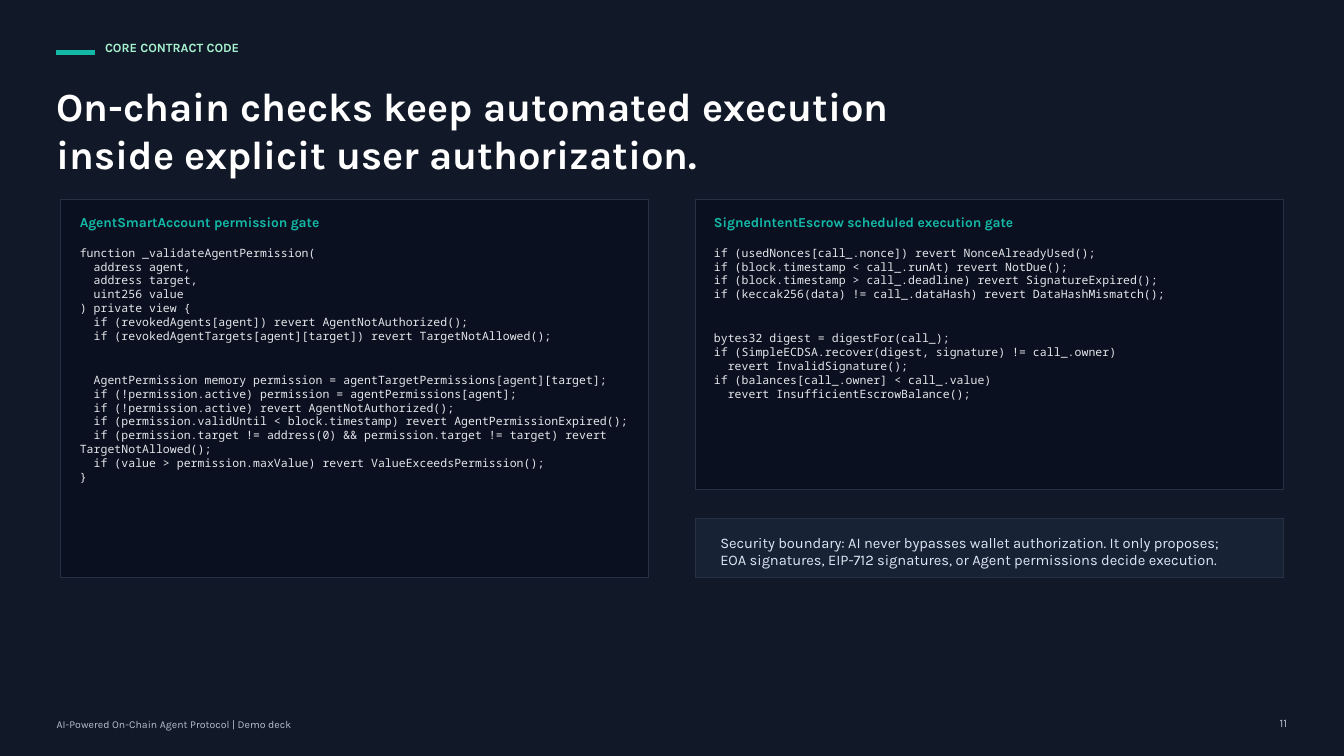
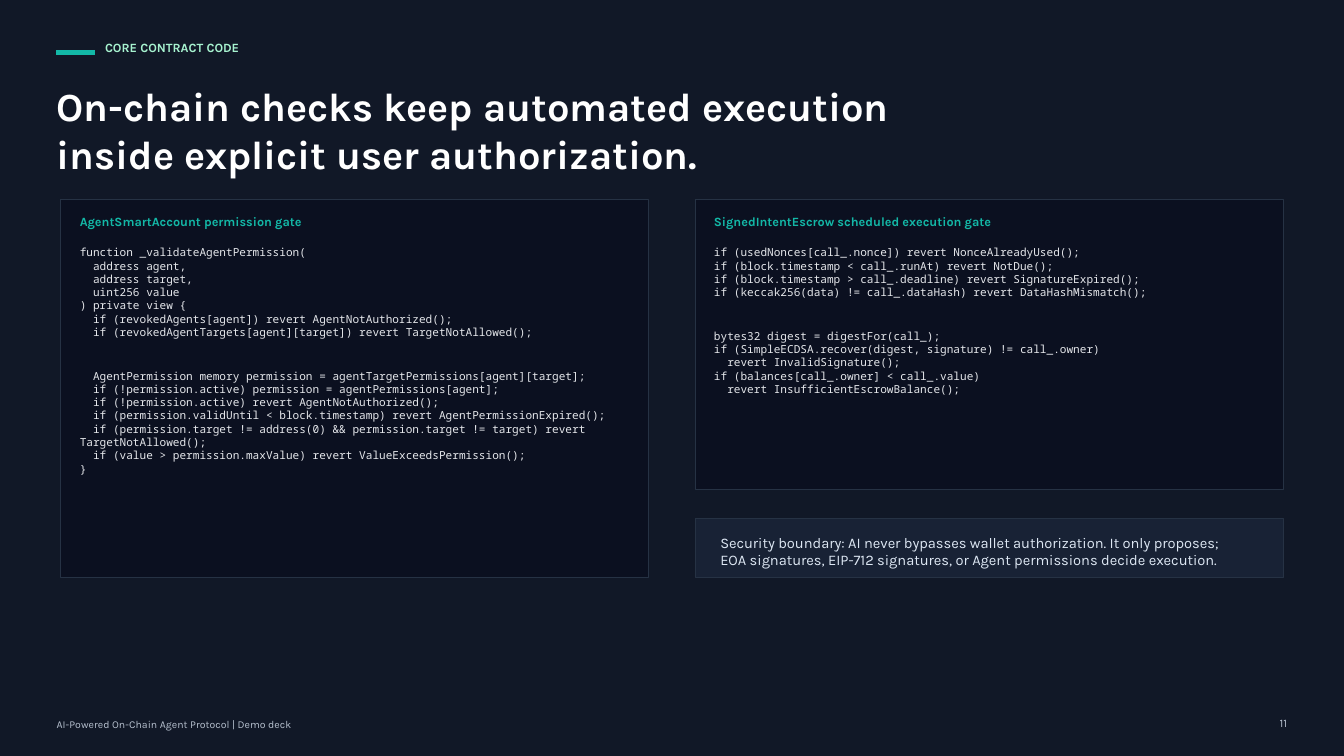
Before and after one commit to cozyxiong/On-Chain-Agent-Protocol, a slide deck: slide 11 of docs/on-chain-agent-protocol-demo.pptx. Drawn at 1344x756 pixels with LibreOffice and Linux fonts; fonts in the diff are those of the drawing. Boxes give left, top, right and bottom in pixels: in the first picture for what was removed or moved away, otherwise in the second. Text is boxed around its words. In the diff, an @@ line names an element or a change of style, - is before the commit and + after.

```diff
--- a/docs/on-chain-agent-protocol-demo.pptx
+++ b/docs/on-chain-agent-protocol-demo.pptx
@@ text "AgentSmartAccount permission gate" at (x1=80, y1=217, x2=301, y2=229): size 9.8 to 9 pt @@
@@ text "SignedIntentEscrow scheduled execution gate" at (x1=714, y1=217, x2=991, y2=229): size 9.8 to 9 pt @@
@@ text "function _validateAgentPermission(" at (x1=80, y1=247, x2=605, y2=462): size 8.2 to 7.9 pt @@
@@ text "if (usedNonces[call_.nonce]) revert NonceAlreadyUsed();" at (x1=714, y1=247, x2=1146, y2=395): size 8.2 to 7.9 pt @@
```
Also in this commit, not shown: 12 other slides changed.
